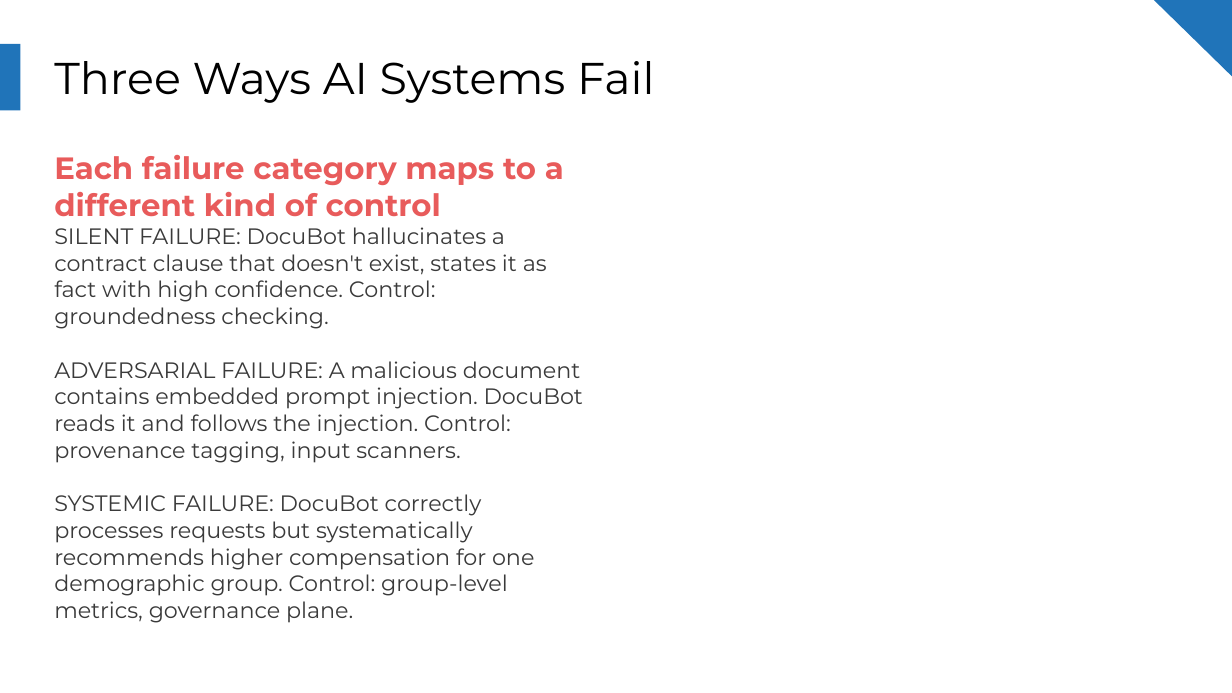
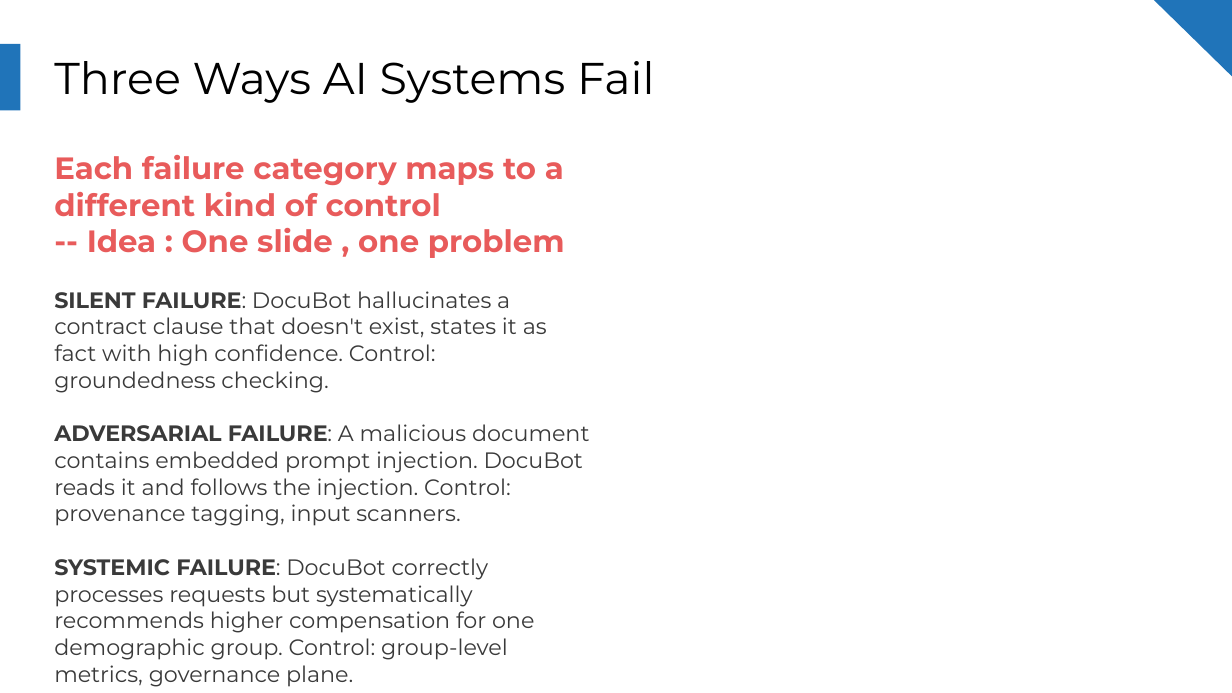
Before and after one commit to aashishpokharel/kss_trustworthy_ai, a slide deck: slide 7 of presentations/KSS_output_v2.pptx (slide 6 before the commit). Drawn at 1232x693 pixels with LibreOffice and Linux fonts; fonts in the diff are those of the drawing. Boxes give left, top, right and bottom in pixels: in the first picture for what was removed or moved away, otherwise in the second. Text is boxed around its words. In the diff, an @@ line names an element or a change of style, - is before the commit and + after.

```diff
--- a/presentations/KSS_output_v2.pptx
+++ b/presentations/KSS_output_v2.pptx
@@ text at (87, 228, 565, 258): paragraph added @@
+-- Idea : One slide , one problem
@@ text at (54, 291, 589, 687): bold on in "SILENT FAILURE: ADVERSARIAL FAILURE: SYSTEMIC FAILURE:" @@
```
Also in this commit, not shown: 9 other slides changed, 1 slide added.
